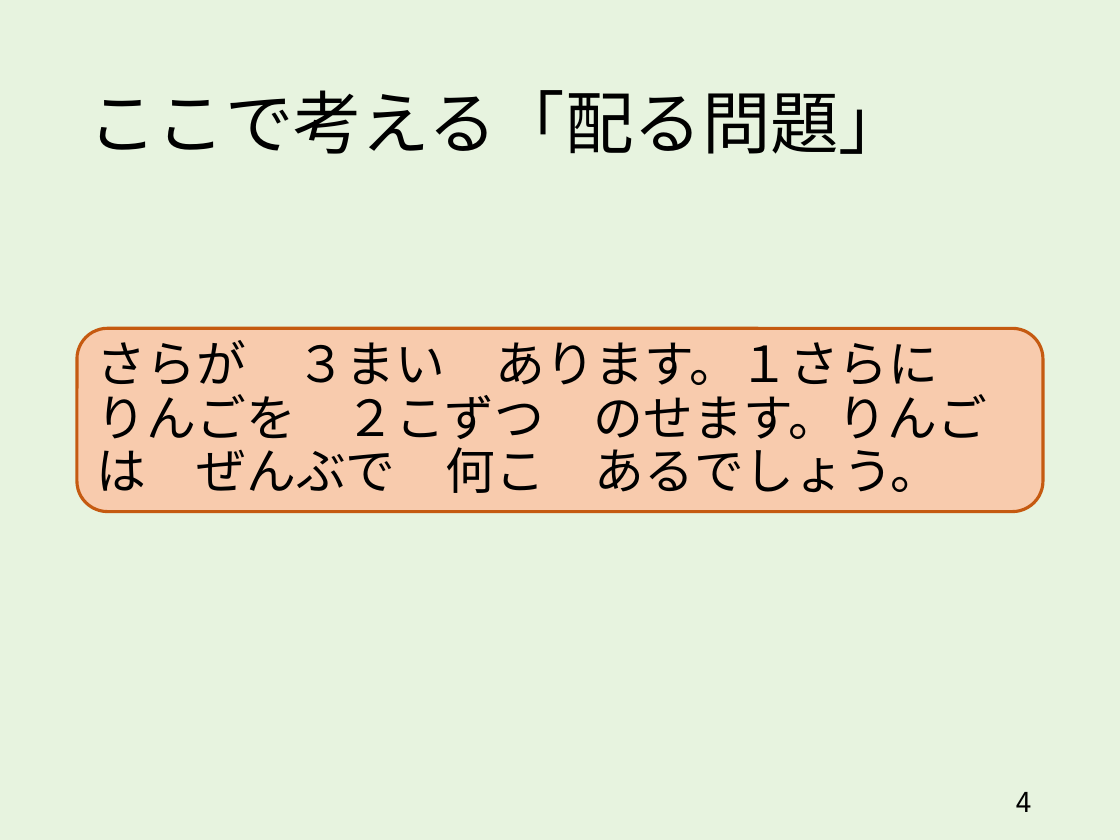
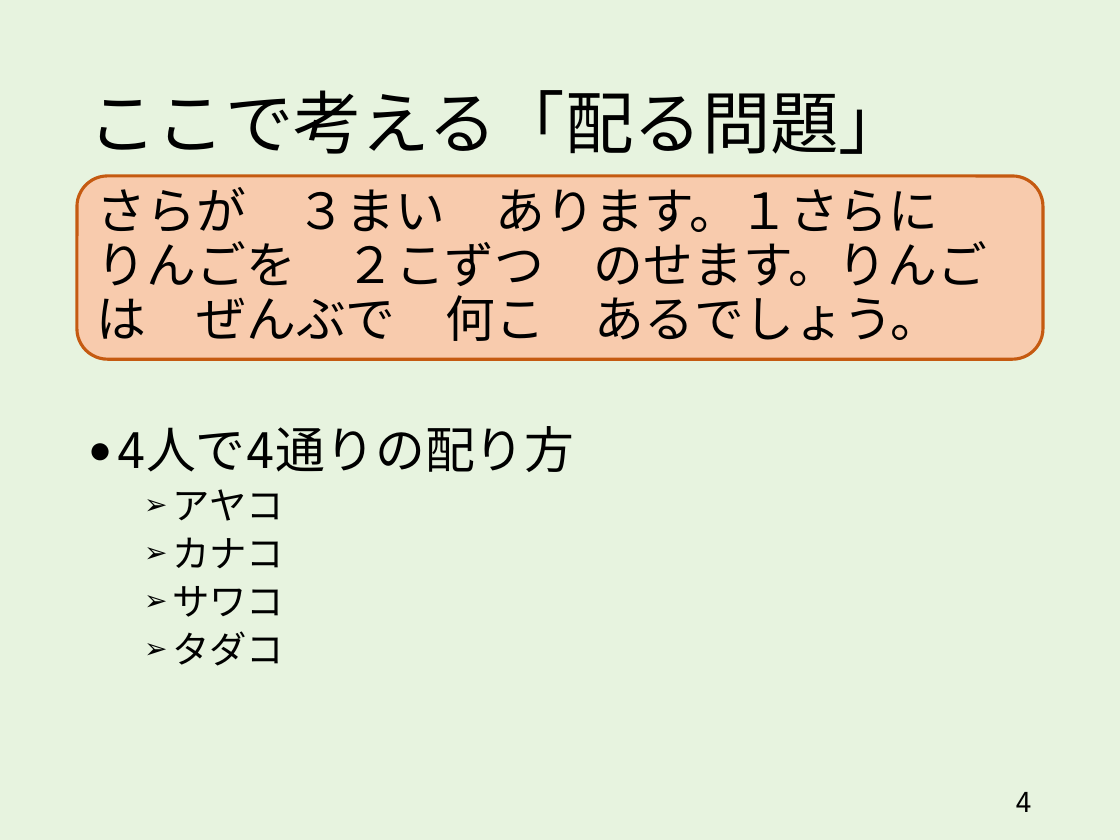
Before and after one commit to takehiko/dealout, a slide deck: slide 4 of slides/2x3_3x2_v4.pptx. Drawn at 1120x840 pixels with LibreOffice and Linux fonts; fonts in the diff are those of the drawing. Boxes give left, top, right and bottom in pixels: in the first picture for what was removed or moved away, otherwise in the second. Text is boxed around its words. In the diff, an @@ line names an element or a change of style, - is before the commit and + after.

```diff
--- a/slides/2x3_3x2_v4.pptx
+++ b/slides/2x3_3x2_v4.pptx
@@ rounded rectangle "さらが ３まい あります。１さらに りんごを ２こずつ ...": place and size @@
-rounded rectangle "さらが ３まい あります。１さらに りんごを ２こずつ ..." at bbox=[77, 328, 1043, 512]
+rounded rectangle "さらが ３まい あります。１さらに りんごを ２こずつ ..." at bbox=[77, 176, 1043, 360]
@@ text added at bbox=[116, 426, 574, 666], 24 pt, text #000000 @@
+● 4人で4通りの配り方
+  ➢ アヤコ
+  ➢ カナコ
+  ➢ サワコ
+  ➢ タダコ
```
Also in this commit, not shown: 17 other slides changed, 1 slide added, 3 slides removed, 1 other file.
